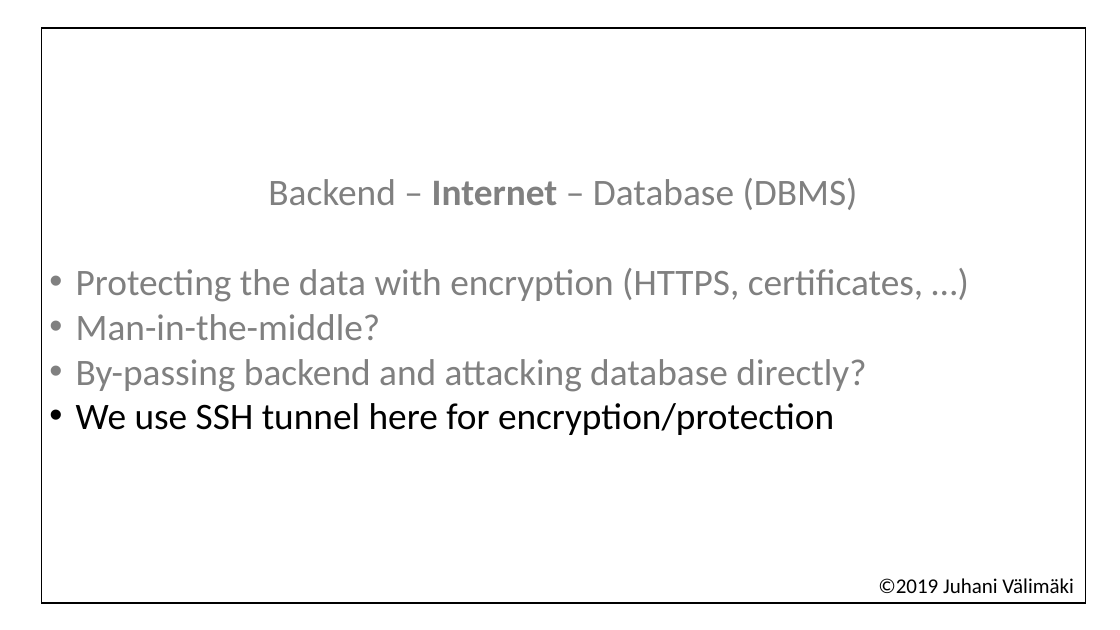
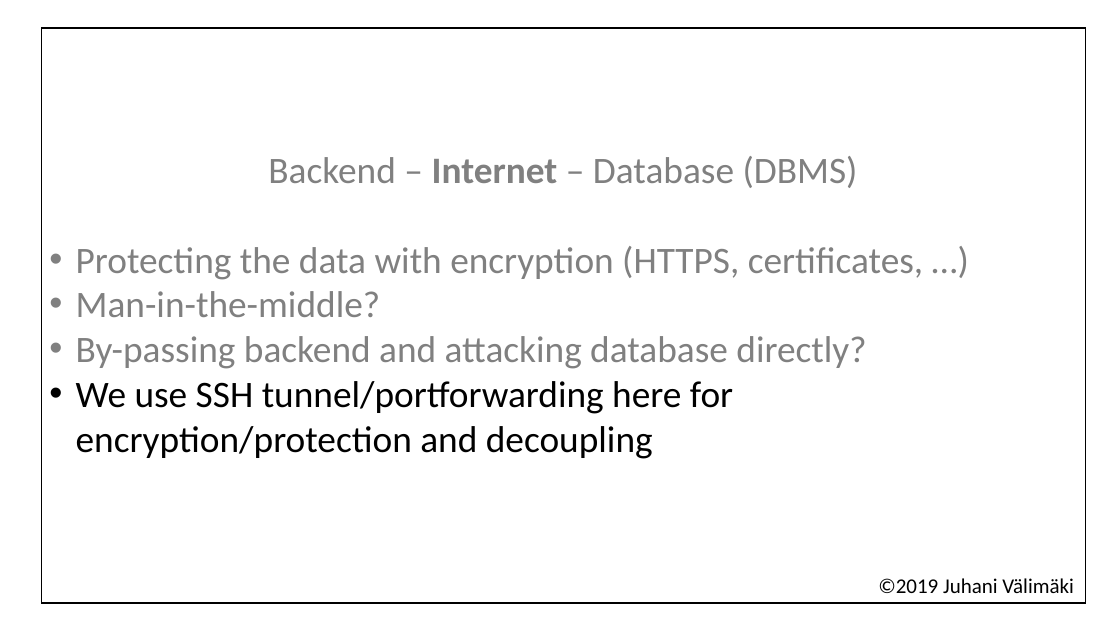
Before and after one commit to valju/docs_backend_design, a slide deck: slide 5 of WhatToDoInFrontBackAndDB_usability_performance_security/What to check where in full-stack.pptx. Drawn at 1120x630 pixels with LibreOffice and Linux fonts; fonts in the diff are those of the drawing. Boxes give left, top, right and bottom in pixels: in the first picture for what was removed or moved away, otherwise in the second. Text is boxed around its words. In the diff, an @@ line names an element or a change of style, - is before the commit and + after.

```diff
--- a/WhatToDoInFrontBackAndDB_usability_performance_security/What to check where in full-stack.pptx
+++ b/WhatToDoInFrontBackAndDB_usability_performance_security/What to check where in full-stack.pptx
@@ text in rectangle at [76, 381, 733, 459]: text changed @@
-• We use SSH tunnel here for encryption/protection
+• We use SSH tunnel/portforwarding here for encryption/protection and decoupling
```
Also in this commit, not shown: 3 other slides changed, 1 other file.
